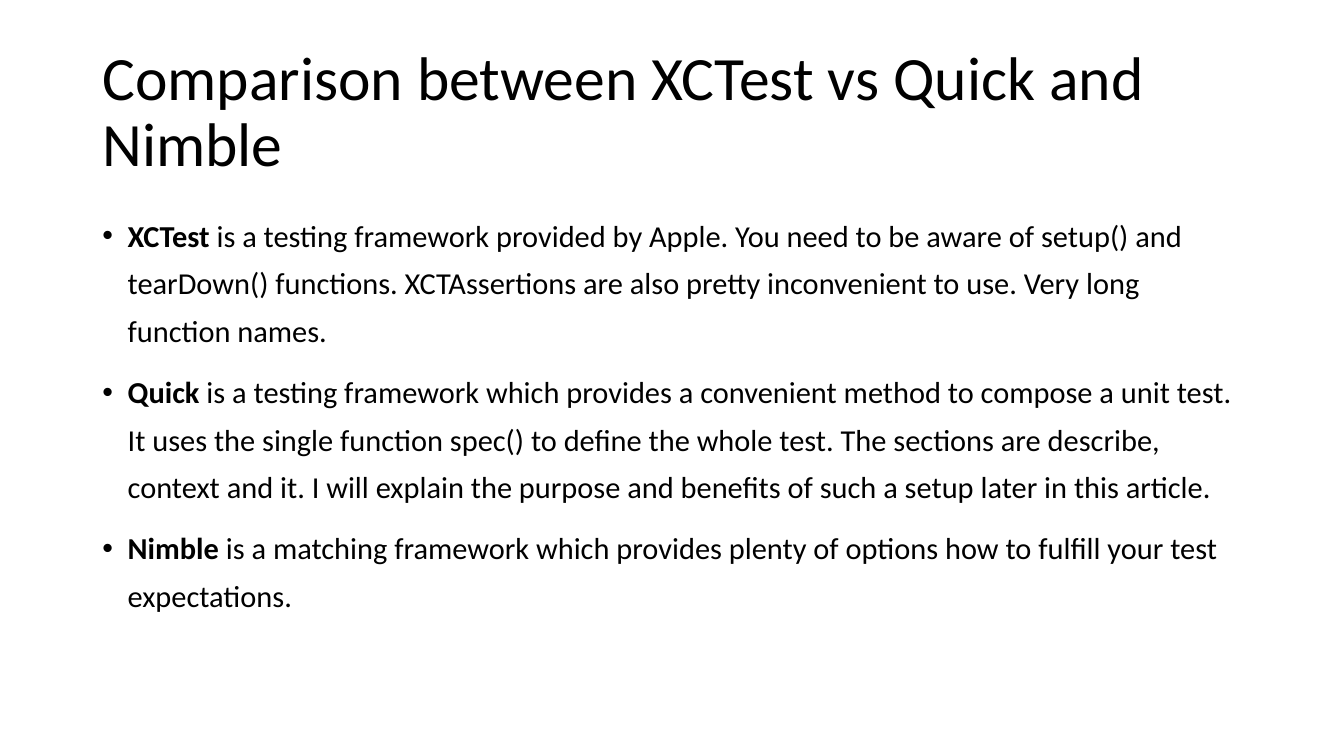
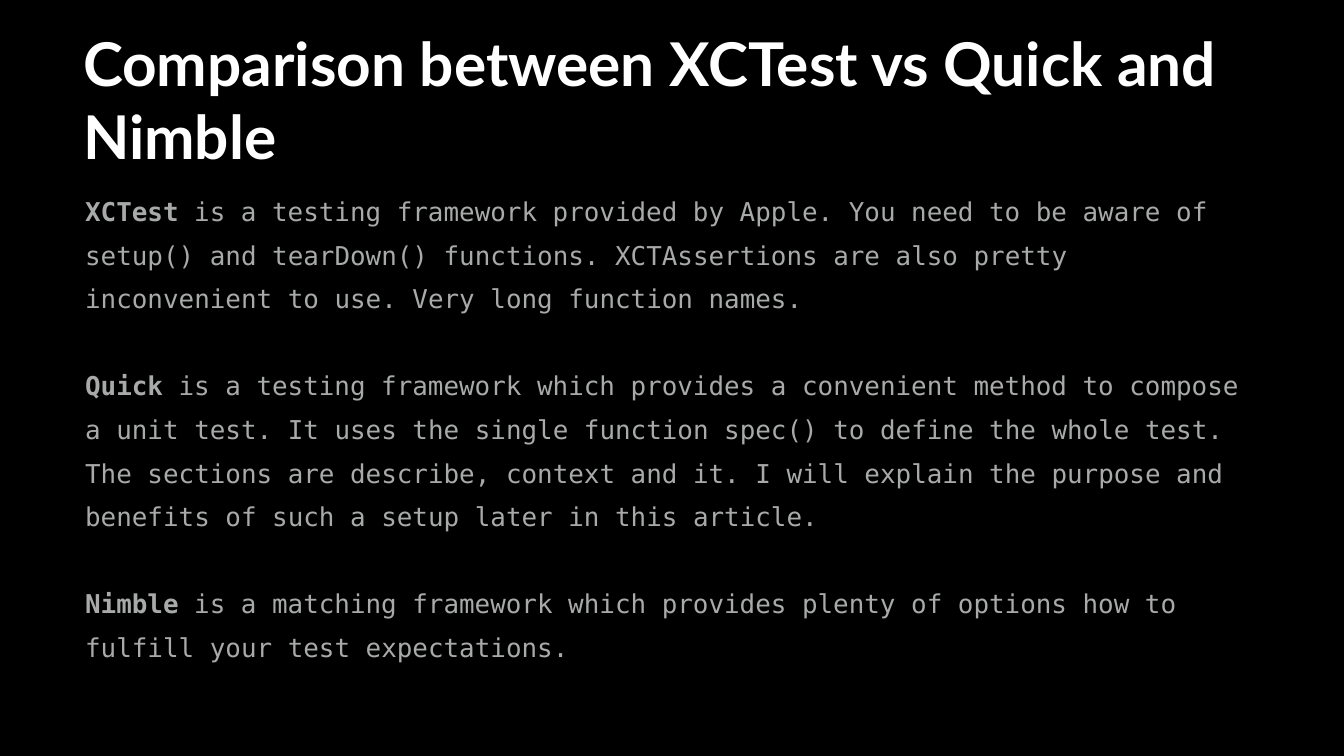
Before and after one commit to vfa-cancc/simpleapp, a slide deck: slide 23 of document/VFA-iOS-testing.pptx (slide 13 before the commit). Drawn at 1344x756 pixels with LibreOffice and Linux fonts; fonts in the diff are those of the drawing. Boxes give left, top, right and bottom in pixels: in the first picture for what was removed or moved away, otherwise in the second. Text is boxed around its words. In the diff, an @@ line names an element or a change of style, - is before the commit and + after.

```diff
--- a/document/VFA-iOS-testing.pptx
+++ b/document/VFA-iOS-testing.pptx
@@ freeform shape added at (0,0,1344,756), fill #000000 @@
@@ title "Comparison between XCTest vs Quick ...": place and size @@
-title "Comparison between XCTest vs Quick ..." at (102,57,1143,167)
+title "Comparison between XCTest vs Quick ..." at (83,41,1216,160)
@@ title "Comparison between XCTest vs Quick ..." at (83,41,1216,160): size 44 to 43.1 pt, font Calibri to Lato, text colour #000000 to #FFFFFF, bold on; line spacing 0.9 to 1; vertical alignment middle to top @@
@@ text "XCTest is a testing framework ...": place and size @@
-text "XCTest is a testing framework ..." at (128,225,1231,612)
+text "XCTest is a testing framework ..." at (85,201,1238,662)
@@ text "XCTest is a testing framework ..." at (85,201,1238,662): size 21.7 to 18.5 pt, font Calibri to DejaVu Sans Mono, text colour #000000 to #A7AAA9; bullet • to none; line spacing 1.3 to 1.4; less space between paragraphs @@
```
Also in this commit, not shown: 14 other slides changed, 13 slides added, 1 slide removed, 1 other file.
